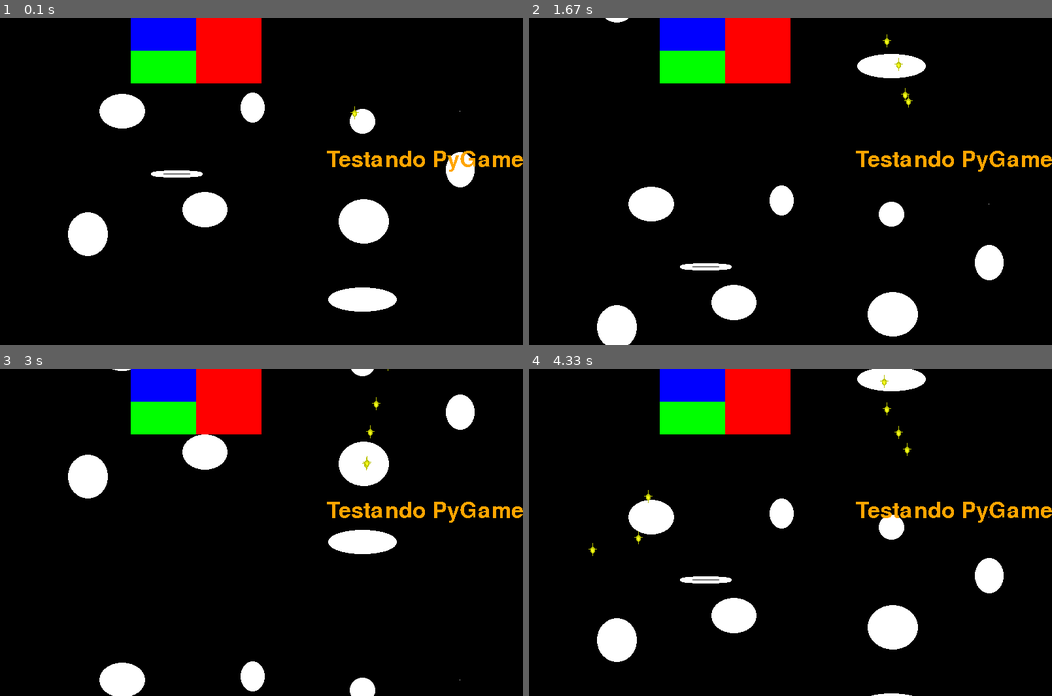
Above: before the commit, frames 1-4 (two rows, left to right).
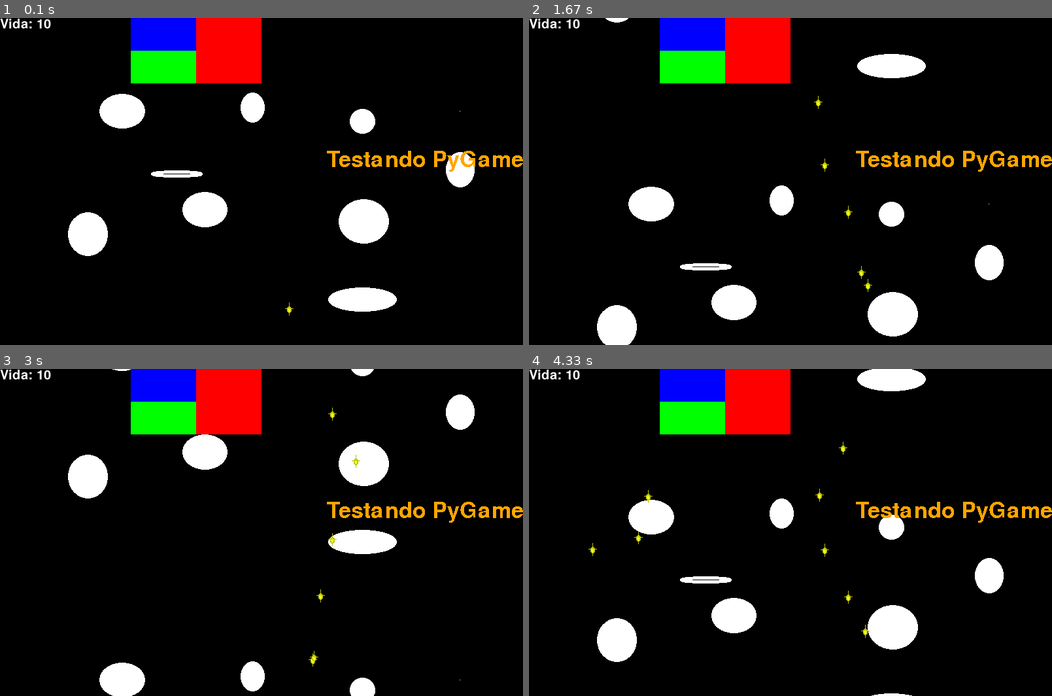
Above: after the commit, the same moments.

Repository: UNIVEM-BCC-BSI/Cosmos-Learning
Game: pygame game, started from tests/PyGame/pyGameFeatures.py
The game is run twice, just before and just after one commit, with the same random seed, the same clock (stepped at 60 frames per second) and the same inputs.
Inputs:
- Up to frame 1 (0.1 s): no input
- Up to frame 2 (1.67 s): tap Space at 0.33, 0.73, 1.03, 1.23, 1.57 s; hold D 0.67-1.13 s; hold W 1.17-1.47 s; hold D from 1.5 s (still down)
- Up to frame 3 (3 s): tap Space at 1.87, 2.07, 2.37, 2.63, 2.97 s; release D at 1.97 s; hold A 2-2.53 s; hold S 2.57-2.87 s; hold A from 2.9 s (still down)
- Up to frame 4 (4.33 s): tap Space at 3.27, 3.4, 3.8, 4.1 s; release A at 3.3 s; hold W 3.33-3.7 s; hold D from 3.73 s (still down)

The runs differ from the first frame. In frame 1, 0.2% of the frame differs, in the area x 0-69%, y 0-91%; in frame 2, 0.3%; in frame 3, 0.3%, in the area x 0-75%, y 0-91%; in frame 4, 0.3%.

Commit message:
Feito classe jogador e inicio do sistema de perguntas

Diff:
--- a/tests/PyGame/pyGameFeatures.py
+++ b/tests/PyGame/pyGameFeatures.py
@@ -14,6 +14,75 @@
 #|que é permitido colocar um item dentro  |
 #|de outro item                           |
 #-----------------------------------------
+
+class Player():
+    def __init__(self, tela, playerSprite, disparoSprite, vida, fontVida, fontVidaSize, startXPos, startYPos, Xspeed, Yspeed, limitXPos, limitYPos, disparoCooldown, disparoDano, shootSpeed):
+        self.tela = tela
+        self.playerImage = pygame.image.load(playerSprite)
+        self.size = list(self.playerImage.get_rect())
+        self.shootImage = pygame.image.load(disparoSprite)
+        self.vida = vida
+        self.font = pygame.font.Font(fontVida, fontVidaSize)
+        self.x = startXPos
+        self.y = startYPos
+        self.Xspeed = Xspeed
+        self.ySpeed = Yspeed
+        self.limitPos = [limitXPos, limitYPos]
+        self.cooldown = disparoCooldown
+        self.shootDamage = disparoDano
+        self.shootSpeed = shootSpeed
+        self.now = pygame.time.get_ticks()
+        self.lastShoot = pygame.time.get_ticks()
+        self.derrotado = False
+
+    def checkContact(self, disparo):
+        inicioHitboxX = self.x
+        fimHitboxX = self.x + self.size[2]
+        fimHitboxY = self.y
+        inicioHitboxY = self.y + self.size[3]
+
+        if disparo.x >= inicioHitboxX and disparo.x <= fimHitboxX and disparo.y <= inicioHitboxY and disparo.y >= fimHitboxY:
+            self.sofrerDano(disparo.dano)
+            return True
+
+    def sofrerDano(self, qtndDano):
+        self.vida -= qtndDano
+        if self.vida <= 0 :
+            self.derrotado = True
+
+    def update(self):
+        if self.derrotado == False:
+
+            self.now = pygame.time.get_ticks()
+            keys = pygame.key.get_pressed()
+
+            if 0 <= self.y and keys[pygame.K_w]:
+                #Se existe pygame.K_w dentro de keys
+                self.y -= self.ySpeed
+            if self.limitPos[1] >= self.y and keys[pygame.K_s]:
+                self.y += self.ySpeed
+
+            if 0 <= self.x and keys[pygame.K_a]:
+                self.x -= self.Xspeed
+            if self.limitPos[0] >= self.x and keys[pygame.K_d]:
+                self.x += self.Xspeed
+
+            if keys[pygame.K_SPACE]:
+                nowDisparo = pygame.time.get_ticks()
+                if nowDisparo - lastDisparo >= cooldownDisparo:
+                    disparos.append(Tiro(self.tela, self.x, self.y, self.shootSpeed, self.shootDamage))
+                    #permite manter varios disparos ao mesmo tempo
+
+            self.tela.blit(self.playerImage, (self.x, self.y))
+            self.updateVida()
+        else:
+            pass
+            #Sistema para voltar para tela de inicio
+
+    def updateVida(self):
+        textoVida = "Vida: " + str(self.vida)
+        textoVida = self.font.render(textoVida, True, "white")
+        self.tela.blit(textoVida, (0,0))
 
 class Enemy:
     def __init__(self, tela, vida, spawnPositionX, spawnPositionY, atirador, caminhoDisparo, cooldownDisparo,disparoSpeed, dano, speedX, speedLimitX, speedY, caminhoImagem, isMovingLeft):
@@ -165,7 +234,6 @@
 green = pygame.Surface((100,50))
 green.fill("green")
 
-testImage = pygame.image.load("tests/PyGame/starSprite.png")
 #Permite carregar uma imagem para mais tarde ser usada como Surface
 background = pygame.image.load("tests/PyGame/testBackground.png")
 scrollSpeed = 1
@@ -187,8 +255,6 @@
 #o texto fica mais "arredondado"
 
 #Posição X do testImage
-testImageX = 500
-testImageY = 100
 
 disparos = []
 inimigos = []
@@ -201,6 +267,8 @@
 #diferença de ticks necessaria para poder atirar
 lastDisparo = pygame.time.get_ticks()
 lastSpawn = pygame.time.get_ticks()
+
+jogador = Player(screen, "tests/PyGame/starSprite.png", "tests/PyGame/starSprite.png", 10, None, 30, 400, 400, 2, 2, screen.get_width(), screen.get_height(), cooldownDisparo, 5, 4)
 
 while True:
 
@@ -238,22 +306,6 @@
     if scrollOffset >= background.get_height():
         scrollOffset = 0
 
-    #Um outro jeito de checar as teclas apertadas
-    keys = pygame.key.get_pressed()
-    if keys[pygame.K_w]:
-        #Se existe pygame.K_w dentro de keys
-        testImageY -= 1
-    if keys[pygame.K_s]:
-        testImageY += 1
-    if keys[pygame.K_a]:
-        testImageX -= 1
-    if keys[pygame.K_d]:
-        testImageX += 1
-    if keys[pygame.K_SPACE]:
-        nowDisparo = pygame.time.get_ticks()
-        if nowDisparo - lastDisparo >= cooldownDisparo:
-            disparos.append(Tiro(screen, testImageX, testImageY, 2,5))
-            #permite manter varios disparos ao mesmo tempo
 
     screen.blit(testSurface, (200,0))
     #Posiciona o testSurface dentro da Screen
@@ -265,13 +317,14 @@
     screen.blit(green, (200,50))
     #Perceba que pygame permite sobreposição
 
-    screen.blit(testImage, (testImageX, testImageY))
     #Perceber que fica desenhando em cima da imagem anterior enquanto move
 
     #A tupla esta passando a margem que o objeto deve ter em X e Y
     #Lembrando que o ponto X = 0 e Y = 0 no pygame é no canto superior esquerdo
 
     screen.blit(textSurface,(500, 200))
+
+    jogador.update()
 
     #Como os disparos são os ultimos a serem desenhados na tela
     #garante que sempre serão mostrados em cima de qualquer surface
@@ -303,8 +356,7 @@
     for disparo in disparosInimigos:
         disparo.update()
         #Depois atualizar isso pra pegar a hitbox do player, como no inimigo
-        if (disparo.getXPos() == testImage.get_rect().centerx + testImageX and
-            disparo.getYPos() == testImageY):
+        if jogador.checkContact(disparo):
             disparosInimigos.pop(disparosInimigos.index(disparo))
             #Dar dano ao player ou coisa parecida
 
--- /dev/null
+++ b/tests/PyGame/questionSystem.py
@@ -0,0 +1,3 @@
+import pygame
+
+#TODO fazer sistema de perguntas
--- /dev/null
+++ b/tests/TesteFuncoes/importFunctions.py
@@ -0,0 +1,4 @@
+def ola():
+    print("Hello")
+    def testar():
+        print("Dentro de uma função")
--- /dev/null
+++ b/tests/TesteFuncoes/useFunction.py
@@ -0,0 +1,3 @@
+import importFunctions
+
+importFunctions.ola().testar()
